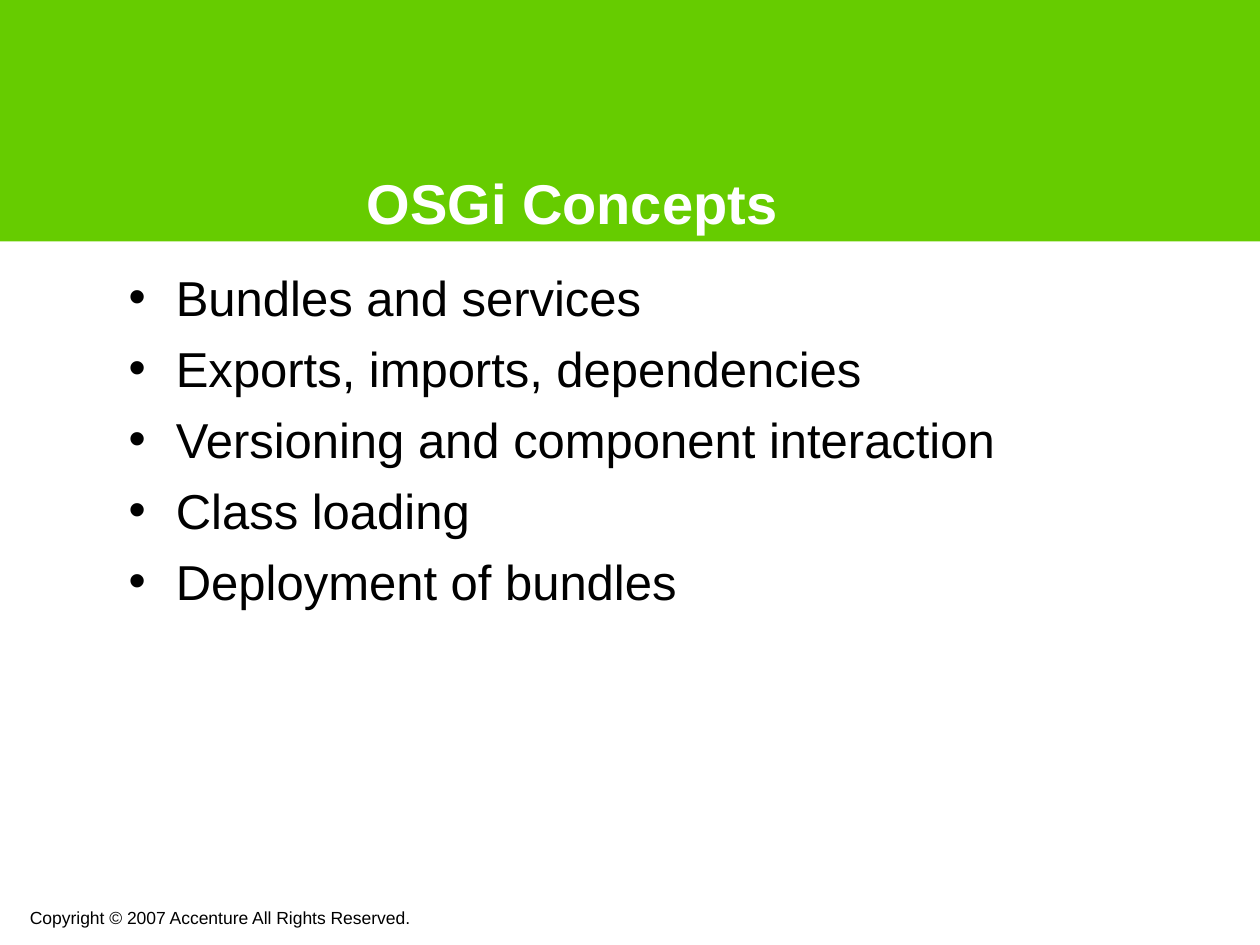
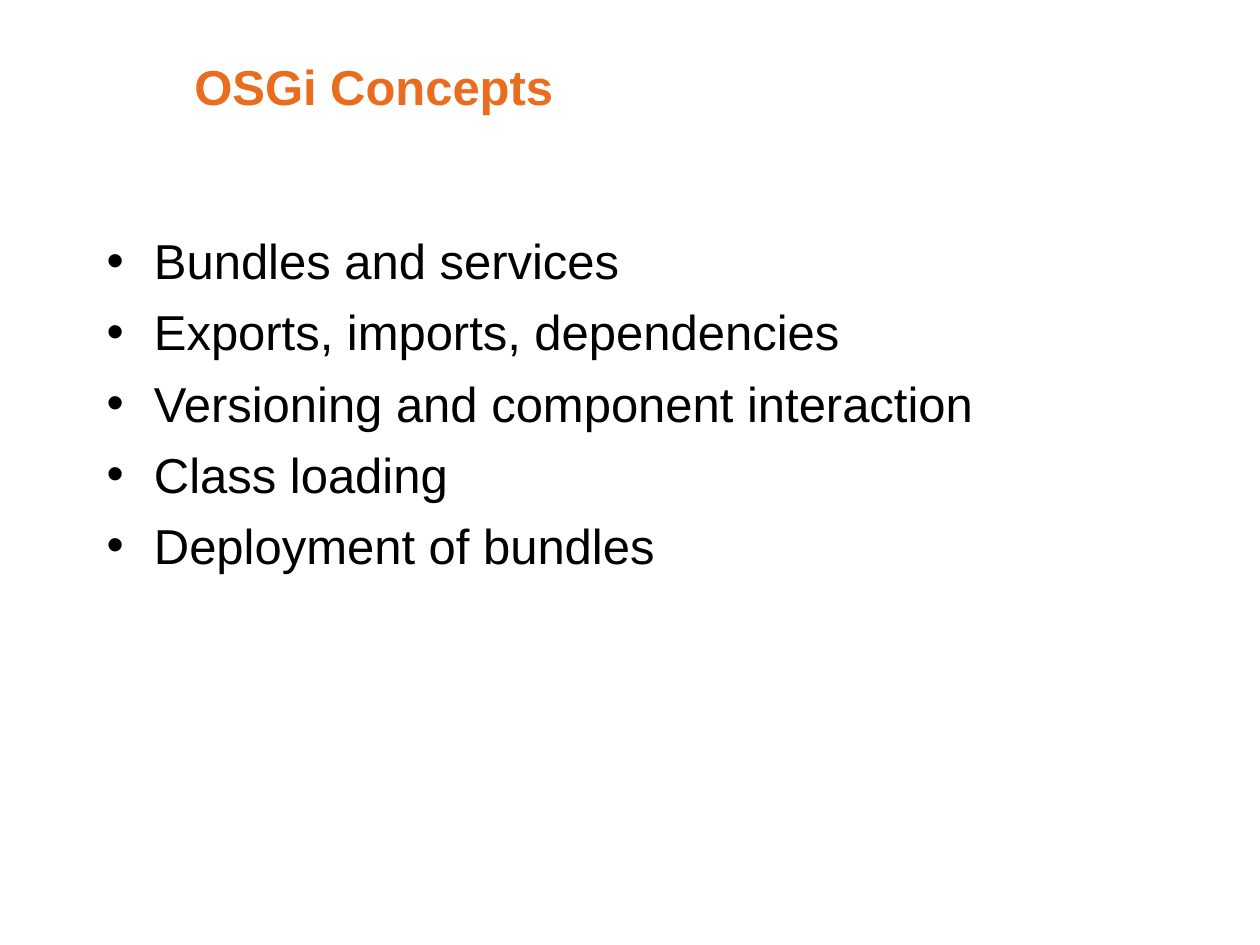
Before and after one commit to noushadali/osgi-samples, a slide deck: slide 9 of congress-registration/documentation/Webservice versioning using osgi.ppt. Drawn at 1260x945 pixels with LibreOffice and Linux fonts; fonts in the diff are those of the drawing; background and template pictures are left out. Boxes give left, top, right and bottom in pixels: in the first picture for what was removed or moved away, otherwise in the second. Text is boxed around its words. In the diff, an @@ line names an element or a change of style, - is before the commit and + after.

```diff
--- a/congress-registration/documentation/Webservice versioning using osgi.ppt
+++ b/congress-registration/documentation/Webservice versioning using osgi.ppt
@@ rectangle removed at [0,0,1260,242] @@
@@ title "OSGi Concepts": place and size @@
-title "OSGi Concepts" at [367,183,777,235]
+title "OSGi Concepts" at [194,69,553,115]
@@ title "OSGi Concepts" at [194,69,553,115]: size 32 to 28 pt, text colour #FFFFFF to #EA6D1F; vertical alignment bottom to middle @@
@@ text "Bundles and services": place and size @@
-text "Bundles and services" at [176,280,995,610]
+text "Bundles and services" at [154,243,973,574]
@@ text removed at [30,911,411,928] @@
-Copyright © 2007 Accenture All Rights Reserved.
```
Also in this commit, not shown: 17 other slides changed, 1 slide added, 2 slides removed.
